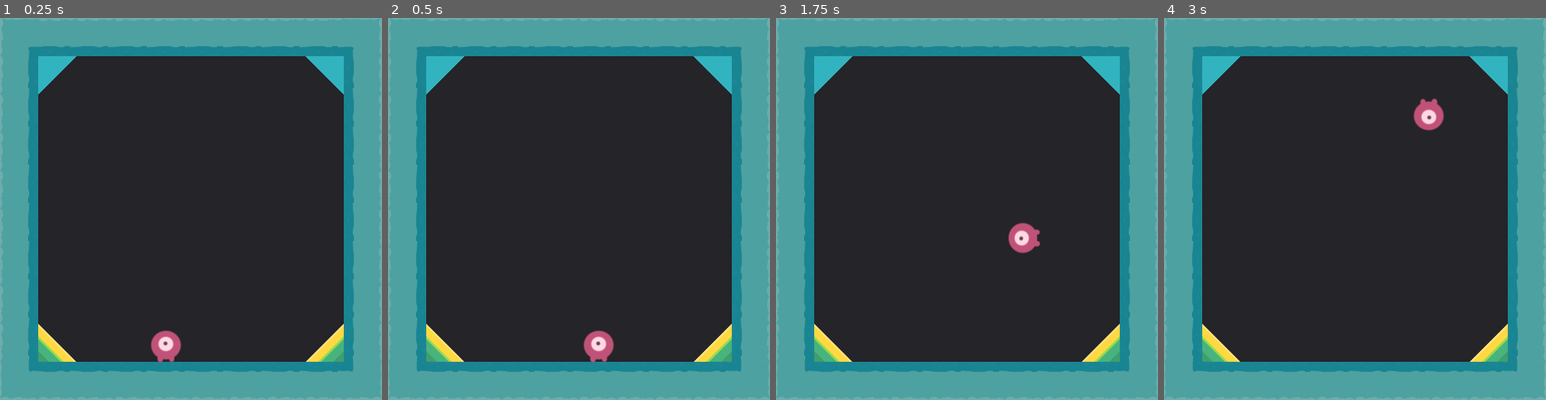
Above: before the commit, frames 1-4 (left to right).
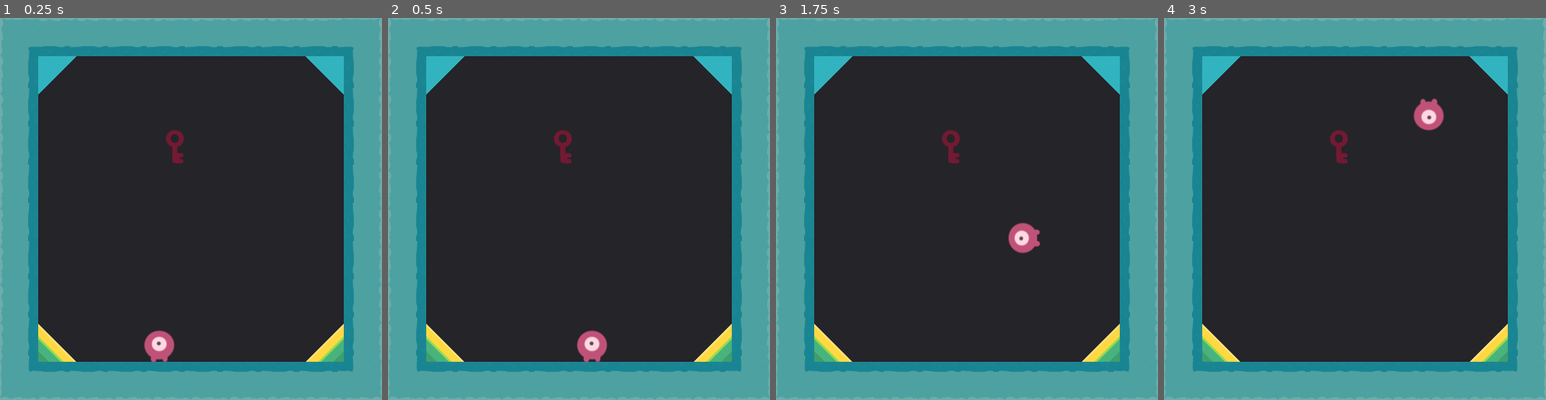
Above: after the commit, the same moments.

Repository: vmunozre/ludum-dare-47
Game: Godot game, scene res://scenes/World.tscn
The game is run twice, just before and just after one commit, with the same random seed, the same clock (stepped at 60 frames per second) and the same inputs.
Inputs:
- Up to frame 1 (0.25 s): no input
- Up to frame 2 (0.5 s): no input
- Up to frame 3 (1.75 s): tap Space (jump) at 0.6, 0.77, 1.07, 1.35, 1.52 s
- Up to frame 4 (3 s): tap Space (jump) at 1.82, 2.1, 2.85 s

The runs differ from the first frame. In frame 1, 0.7% of the frame differs, in the area x 37-49%, y 29-91%; in frame 2, 0.7%; in frame 3, 0.2%; in frame 4, 0.2%.

Commit message:
Added keys

Diff:
--- /dev/null
+++ b/entities/key/Key.gd
@@ -0,0 +1,11 @@
+extends Area2D
+
+signal key_taken
+
+export(String) var type = "yellow"
+
+func _on_Key_body_entered(body):
+	if (body.is_in_group("player")):
+		hide()
+		emit_signal("key_taken", type)
+		queue_free()
--- /dev/null
+++ b/entities/key/Key.tscn
@@ -0,0 +1,20 @@
+[gd_scene load_steps=4 format=2]
+
+[ext_resource path="res://assets/textures/tilesets/beta.png" type="Texture" id=1]
+[ext_resource path="res://entities/key/Key.gd" type="Script" id=2]
+
+[sub_resource type="RectangleShape2D" id=1]
+extents = Vector2( 16.4338, 28.078 )
+
+[node name="Key" type="Area2D"]
+script = ExtResource( 2 )
+
+[node name="Sprite" type="Sprite" parent="."]
+texture = ExtResource( 1 )
+region_enabled = true
+region_rect = Rect2( 321, 0, 64, 64 )
+
+[node name="CollisionShape2D" type="CollisionShape2D" parent="."]
+position = Vector2( -3.46065, 1.84568 )
+shape = SubResource( 1 )
+[connection signal="body_entered" from="." to="." method="_on_Key_body_entered"]
--- a/entities/player/Player.gd
+++ b/entities/player/Player.gd
@@ -1,8 +1,7 @@
 extends KinematicBody2D
 
-
+var keys = Array()
 var velocity = Vector2(0,0)
-var up = Vector2(0, -1) #Current "up" of the player (useful when staying in the ceiling or walls)
 var snap = Vector2(0, 0)
 
 export(int) var gravity = 2000
@@ -18,8 +17,7 @@
 	velocity.x = speed
 	velocity.y += gravity * delta
 	snap = transform.y * 128 if !is_jumping else Vector2.ZERO
-	velocity = move_and_slide_with_snap(velocity.rotated(rotation),
-					snap, -transform.y, true, 4, PI/3)
+	velocity = move_and_slide_with_snap(velocity.rotated(rotation), snap, -transform.y, true, 4, PI/3)
 	velocity = velocity.rotated(-rotation)
 
 	if is_on_floor():
@@ -29,19 +27,7 @@
 			is_jumping = true
 			velocity.y = jump_speed
 
-func _2physics_process(delta):
-	velocity.x = speed
-	velocity += gravity * delta * (-up)
-	#snap = transform.y * 128 if !is_jumping else Vector2.ZERO
-	snap = transform.y * 128
-	velocity = move_and_slide_with_snap(velocity.rotated(rotation),
-					snap, up, true, 4, PI/2)
-	velocity = velocity.rotated(-rotation)
 
-	#get_slide_collision(i) usarlo para checkear cuando haya cambios en la colision (wall)
-	#la normal de la colision con la wall sera el nuevo up
-	#velocity x e y tienen que ser updateados diferent ahora
-
-
-	if is_on_floor():
-		rotation = get_floor_normal().angle() + PI/2
+func _on_key_taken(value):
+	print("Key: " + value)
+	keys.append(value)
--- a/entities/player/Player.tscn
+++ b/entities/player/Player.tscn
@@ -11,7 +11,9 @@
 radius = 24.3933
 height = 6.90795
 
-[node name="Player" type="KinematicBody2D"]
+[node name="Player" type="KinematicBody2D" groups=[
+"player",
+]]
 script = ExtResource( 2 )
 
 [node name="Sprite" type="Sprite" parent="."]
--- a/scenes/World.gd
+++ b/scenes/World.gd
@@ -7,7 +7,3 @@
 	var level_tutorial = LevelTutorial.instance()
 	level_tutorial.position = $LevelStartPosition.position
 	add_child(level_tutorial)
-
-	var player = Player.instance()
-	player.position = level_tutorial.get_node('PlayerStartPosition').global_position
-	add_child(player)
--- a/scenes/level_1/level_1.tscn
+++ b/scenes/level_1/level_1.tscn
@@ -1,13 +1,19 @@
-[gd_scene load_steps=2 format=2]
+[gd_scene load_steps=4 format=2]
 
+[ext_resource path="res://entities/key/Key.tscn" type="PackedScene" id=1]
 [ext_resource path="res://assets/textures/tilesets/beta_tileset.tres" type="TileSet" id=2]
+[ext_resource path="res://entities/player/Player.tscn" type="PackedScene" id=3]
 
 [node name="Level" type="Node2D"]
 
-[node name="PlayerStartPosition" type="Position2D" parent="."]
-position = Vector2( -116.81, 178.114 )
+[node name="Key" parent="." instance=ExtResource( 1 )]
+position = Vector2( -23, -106 )
 
 [node name="TileMap" type="TileMap" parent="."]
 tile_set = ExtResource( 2 )
 format = 1
 tile_data = PoolIntArray( -262149, 3, 0, -262148, 7, 0, -262147, 7, 0, -262146, 7, 0, -262145, 7, 0, -327680, 7, 0, -32 …(476 unchanged characters)…
+
+[node name="Player" parent="." instance=ExtResource( 3 )]
+position = Vector2( -128, 224 )
+[connection signal="key_taken" from="Key" to="Player" method="_on_key_taken"]
